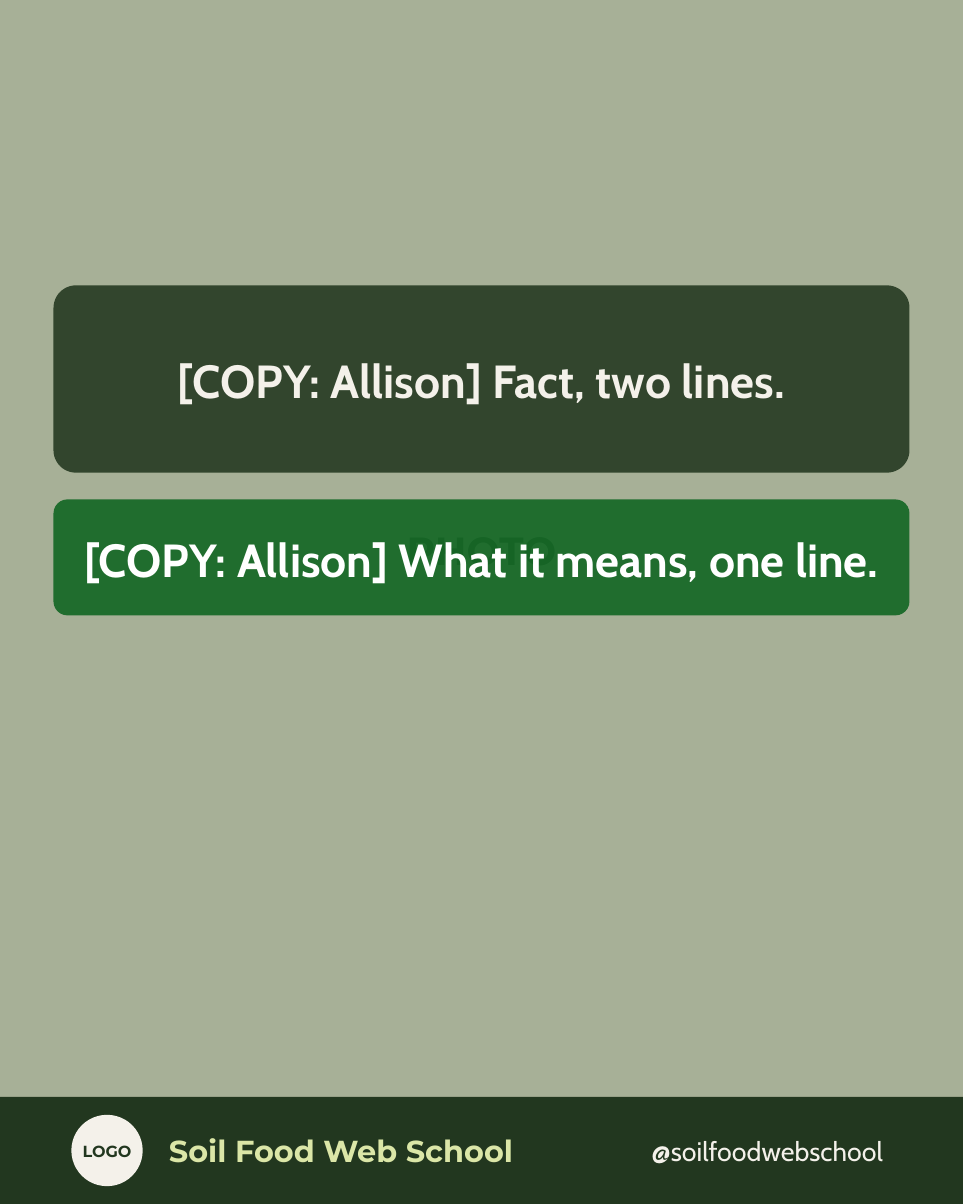
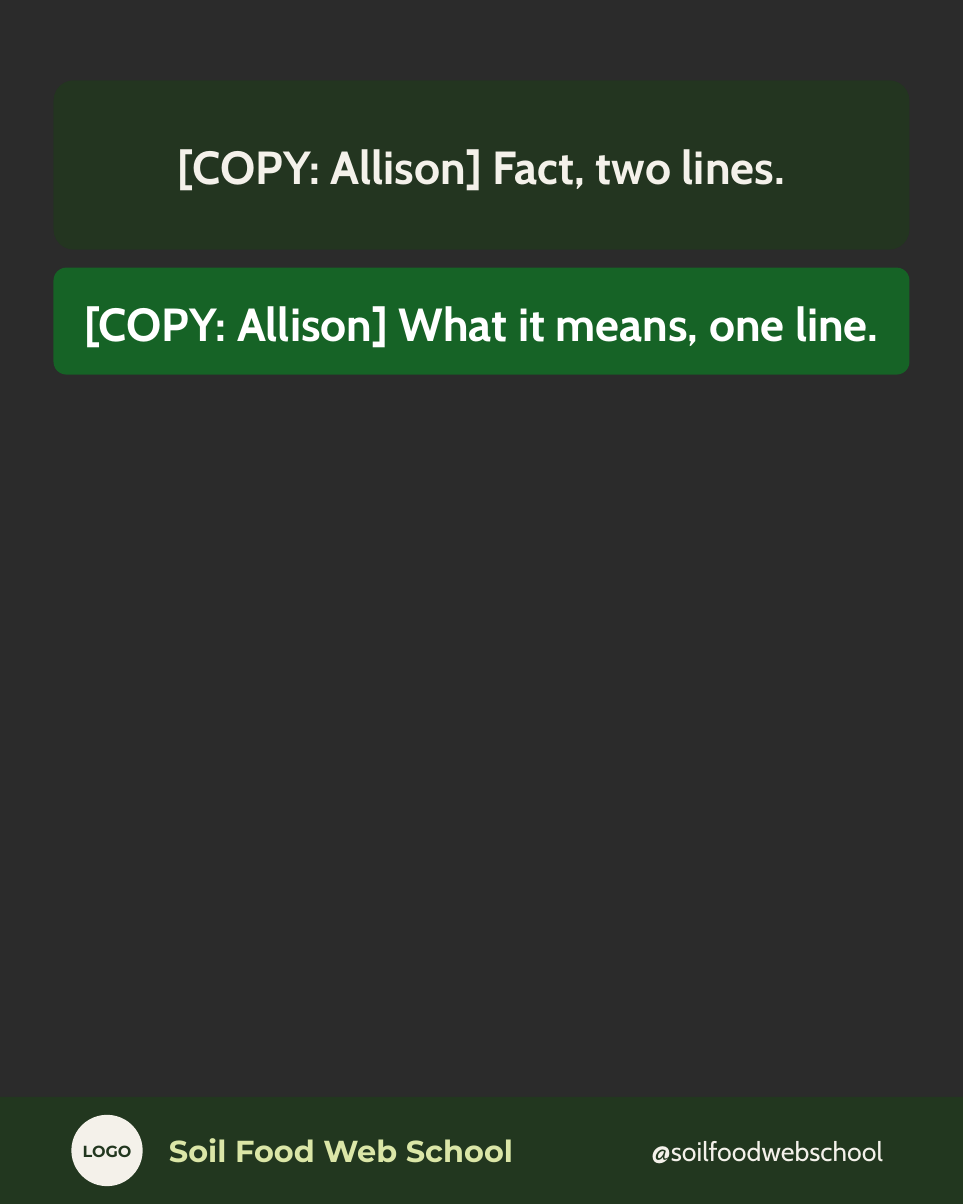
Before and after one commit to linneamoritznyc/SFW-SocialMedia, a slide deck: slide 4 of templates/carousels/photo-led-carousel.pptx. Drawn at 963x1204 pixels with LibreOffice and Linux fonts; fonts in the diff are those of the drawing; background and template pictures are left out; a plain dark background stands for a picture behind light text. Boxes give left, top, right and bottom in pixels: in the first picture for what was removed or moved away, otherwise in the second. Text is boxed around its words. In the diff, an @@ line names an element or a change of style, - is before the commit and + after.

```diff
--- a/templates/carousels/photo-led-carousel.pptx
+++ b/templates/carousels/photo-led-carousel.pptx
@@ background #FFFFFF to picture (left out) @@
@@ rectangle removed at [0,0,963,1097] @@
-PHOTO
@@ rounded rectangle "[COPY: Allison] Fact, two lines.": place and size @@
-rounded rectangle "[COPY: Allison] Fact, two lines." at [53,285,909,473]
+rounded rectangle "[COPY: Allison] Fact, two lines." at [53,80,909,250]
@@ rounded rectangle "[COPY: Allison] What it means, ...": place and size @@
-rounded rectangle "[COPY: Allison] What it means, ..." at [53,499,909,615]
+rounded rectangle "[COPY: Allison] What it means, ..." at [53,267,909,374]
```
Also in this commit, not shown: 4 other slides changed, 7 other files.
